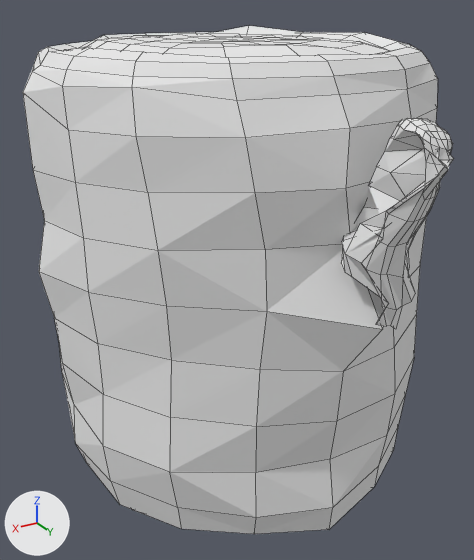
Before and after pictures for a commit that changed the OBJ model server/static/assets/stump.OBJ.
Before and after are seen from a 50 mm camera at (7.87, 35.41, 11.16) aimed at (0.64, 23.35, 5.13). Arrows for +X, +Y and +Z are at lower left; the lights stay in place. Mesh edges are drawn as thin lines. Where no turn or scale is listed for an object, it has been applied to the vertices.

Objects in the first picture: 'stump'.
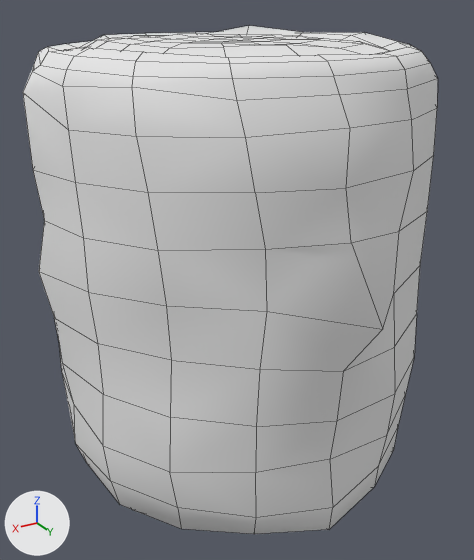
The newer file is also turned or shifted as a whole; pictures and numbers use the older file's frame.

Boxes (x1, y1, x2, y2) around the edits, measured in the pictures (474 x 560 px):
'stump', reshaped
    before: (23, 26, 454, 534)
    after: (23, 26, 438, 534)
part 1 of me_stump, deleted
    before: (341, 118, 454, 329)

The change, as a diff of the scene's bpy script:
```diff
--- a/server/static/assets/stump.OBJ.py
+++ b/server/static/assets/stump.OBJ.py
@@ me_stump @@
 # used by ob_stump; location = (0.0, 0.0, 0.0)
-me_stump.from_pydata(...)  # 528 vertices, 515 faces; spans x -4.36..4.91, y 18.2..28.86, z -0.06..10.5
+me_stump.from_pydata(...)  # 349 vertices, 347 faces; spans x -4.36..4.91, y 18.2..27.85, z -0.06..10.5
+# me_stump part 1: the loose piece of 179 vertices spanning x -0.52..1.0, y 26.76..28.86, z 5.76..9.49 is deleted
+# me_stump part 2: the surface is now shaded smooth
 me_stump.materials.append(mat_defaultmat)
```
